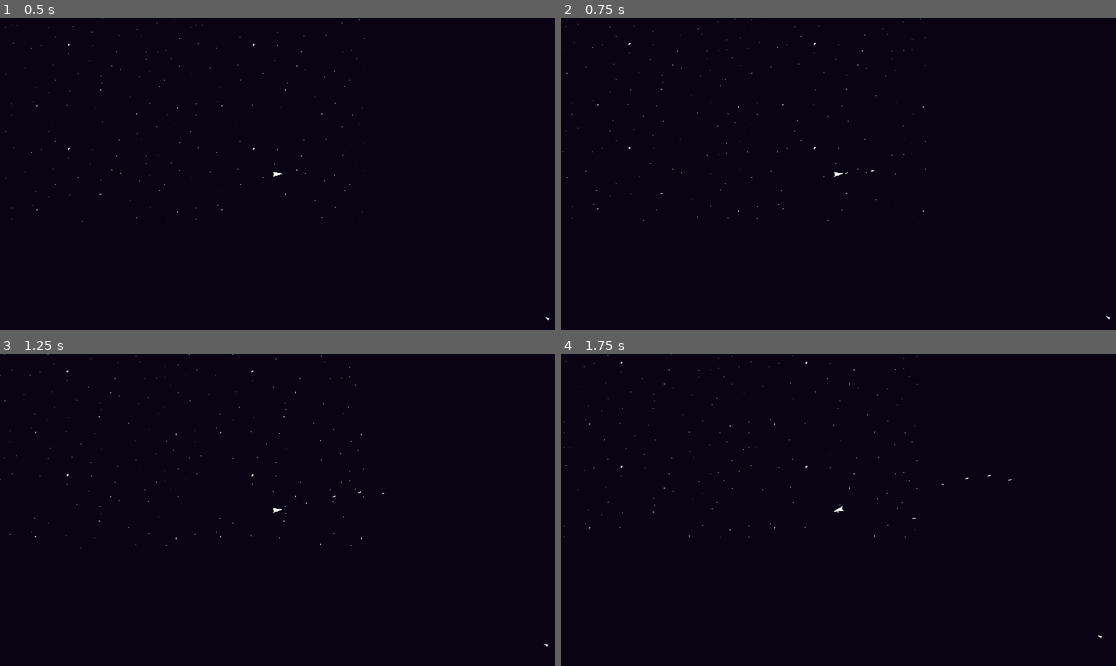
Above: before the commit, frames 1-4 (two rows, left to right).
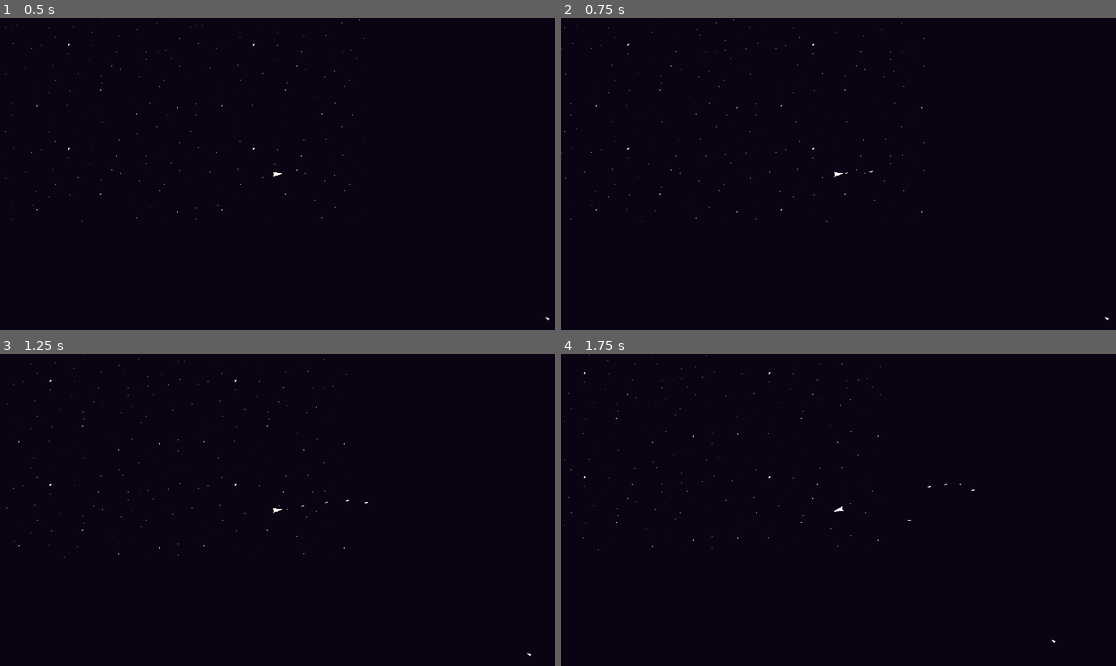
Above: after the commit, the same moments.

Repository: BloopHD/IntoTheVoid
Game: Godot game, scene res://scenes/world/world.tscn
Same seed, same stepped clock (60 frames per second), same inputs: the game is played once before the commit and once after it.
Inputs (mouse positions are in pixels of both pictures, inside the frame that each line leads up to):
- Up to frame 1 (0.5 s): no input
- Up to frame 2 (0.75 s): tap Enter at 0.5 s; move the mouse to (960, 158) at 0.52 s; hold D (right) from 0.53 s (still down); hold Space (fire_laser) from 0.53 s (still down); click (960, 158) at 0.67 s
- Up to frame 3 (1.25 s): keep holding D (right); keep holding Space (fire_laser)
- Up to frame 4 (1.75 s): move the mouse to (727, 525) at 1.27 s; release D (right) at 1.28 s; release Space (fire_laser) at 1.28 s; hold S (backward) from 1.28 s (still down); click (727, 525) at 1.35 s

Frame 1 is identical in both runs. In frame 2, 0.2% of the frame differs, in the area x 0-99%, y 0-97%; in frame 3, 0.2%; in frame 4, 0.2%.

Commit message:
Updated movement
In the middle of updating a new movment function.

Diff:
--- a/scenes/player/player.gd
+++ b/scenes/player/player.gd
@@ -32,8 +32,8 @@
 
 func _physics_process(delta) -> void:
 
-	#player_movement(delta)
-	player_move(delta)
+	player_movement(delta)
+	#player_move(delta)
 
 
 func check_input() -> void:
@@ -65,38 +65,32 @@
 	return Input.get_vector("left", "right", "backward", "forward")
 
 
+# View based movment function
 func player_movement(delta) -> void:
 
+	var movement_vector: Vector2 = get_movement()
 	var look_dir: Vector2 = player_rotation()
-	var thrust: float = get_thrust()
-	#curr_speed = velocity.length()
 
-	print(thrust)
+	movement_vector.y = -movement_vector.y
 
-	if thrust <= 0.001:
-		if curr_speed > (friction * delta):
-			velocity -= velocity.normalized() * (friction * delta)
 
-		else:
-			velocity = Vector2.ZERO
 
+	if movement_vector > Vector2.ZERO || movement_vector < Vector2.ZERO:
+		var movement_power: Vector2 = (movement_vector * accel * delta)
+		velocity += movement_power.limit_length(max_speed)
 	else:
-		var thrust_power: float = (thrust * accel * delta)
-		var thrust_velocity: Vector2 = look_dir * thrust_power
-		velocity += thrust_velocity
-		velocity = velocity.limit_length(max_speed)
+		deactivate_thrusters(delta)
 
 	move_and_slide()
 
-
+# Ship based movement function.
 func player_move(delta) -> void:
 
-	# New movement function.
 	var movement_vector: Vector2 = get_movement()
+	var look_dir: Vector2 = player_rotation()
+
 	var thrust: float = movement_vector.y
 	var strafe: float = movement_vector.x
-
-	var look_dir: Vector2 = player_rotation()
 
 	# Thrusting
 	if thrust >= 0.001:
--- a/scenes/player/player.tscn
+++ b/scenes/player/player.tscn
@@ -13,10 +13,6 @@
 motion_mode = 1
 script = ExtResource("1_pf1yp")
 max_speed = 1000
-rotation_speed = null
-reverse_speed_multiplier = null
-strafe_speed_multiplier = null
-accel = null
 friction = 250
 
 [node name="CollisionShape2D" type="CollisionShape2D" parent="."]
--- a/scenes/world/world.tscn
+++ b/scenes/world/world.tscn
@@ -12,10 +12,10 @@
 
 [node name="Player" parent="." instance=ExtResource("1_e5wuh")]
 position = Vector2(640, 380)
-rotation_speed = null
-reverse_speed_multiplier = null
-strafe_speed_multiplier = null
-accel = null
+rotation_speed = 250
+reverse_speed_multiplier = 0.75
+strafe_speed_multiplier = 0.5
+accel = 500
 
 [node name="Camera2D" type="Camera2D" parent="Player"]
 zoom = Vector2(0.5, 0.5)
